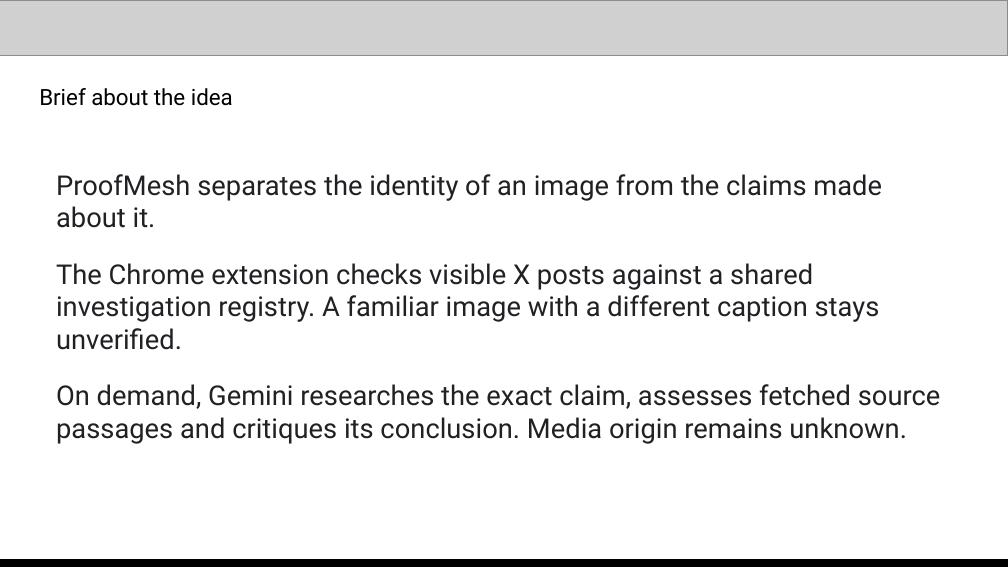
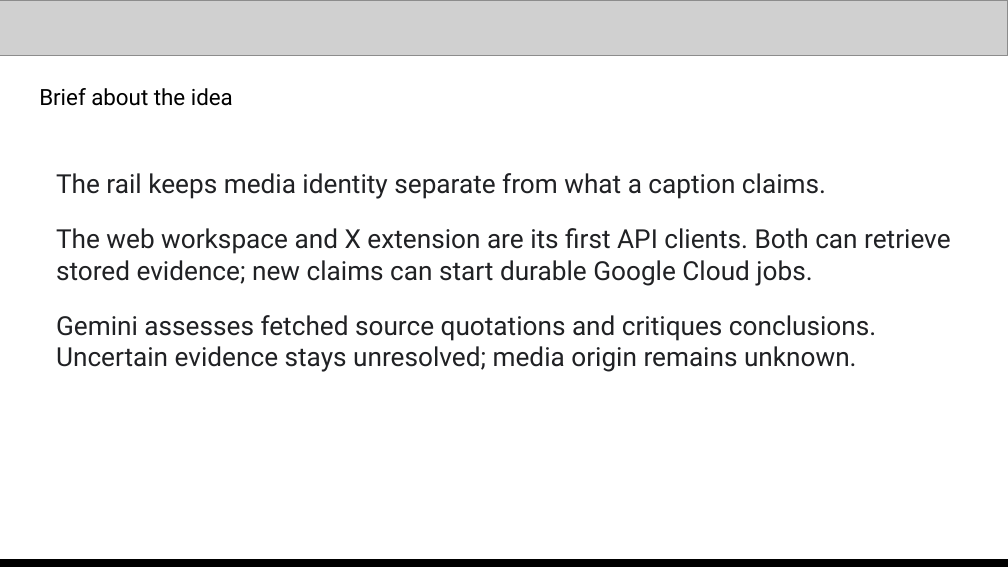
Before and after one commit to htg2704/proofmesh, a slide deck: slide 2 of submission/proofmesh-submission.pptx. Drawn at 1008x567 pixels with LibreOffice and Linux fonts; fonts in the diff are those of the drawing; grey boxes stand for pictures. Boxes give left, top, right and bottom in pixels: in the first picture for what was removed or moved away, otherwise in the second. Text is boxed around its words. In the diff, an @@ line names an element or a change of style, - is before the commit and + after.

Commit message:
Clarify investigation actions and present ProofMesh as an evidence rail

```diff
--- a/submission/proofmesh-submission.pptx
+++ b/submission/proofmesh-submission.pptx
@@ text at [56, 173, 950, 372]: text changed; size 19.5 to 18.8 pt @@
-ProofMesh separates the identity of an image from the claims made about it.
-The Chrome extension checks visible X posts against a shared investigation registry. A familiar image with a different caption stays unverified.
-On demand, Gemini researches the exact claim, assesses fetched source passages and critiques its conclusion. Media origin remains unknown.
+The rail keeps media identity separate from what a caption claims.
+The web workspace and X extension are its first API clients. Both can retrieve stored evidence; new claims can start durable Google Cloud jobs.
+Gemini assesses fetched source quotations and critiques conclusions. Uncertain evidence stays unresolved; media origin remains unknown.
```
Also in this commit, not shown: 5 other slides changed, 1 slide added, 1 slide removed, 19 other files.
